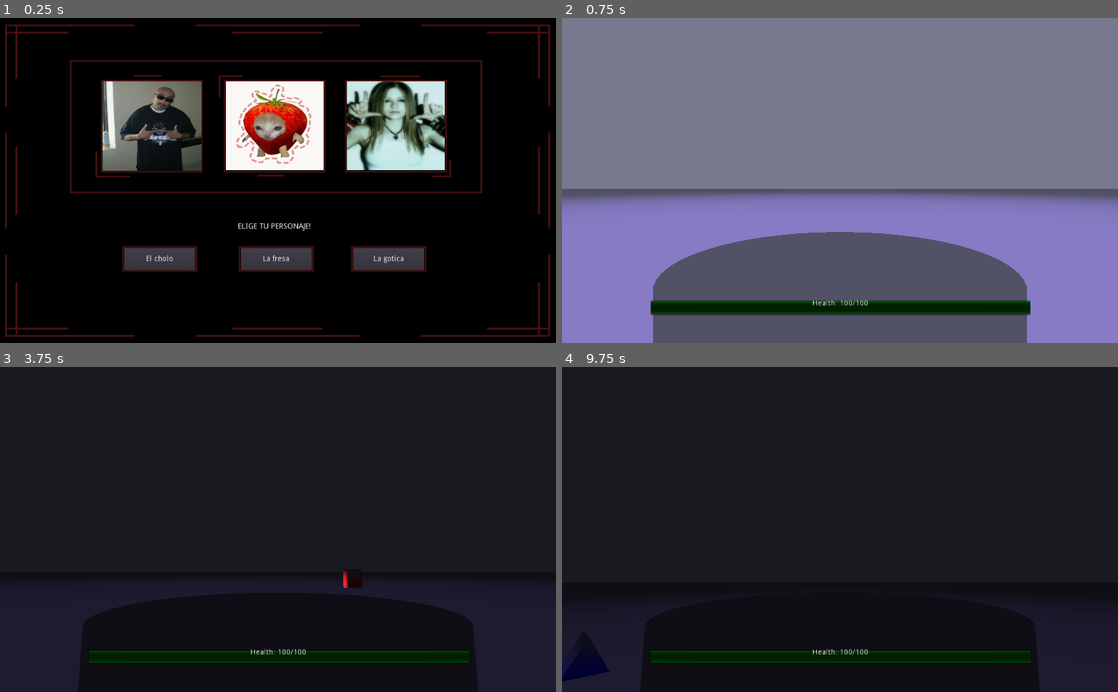
Above: before the commit, frames 1-4 (two rows, left to right).
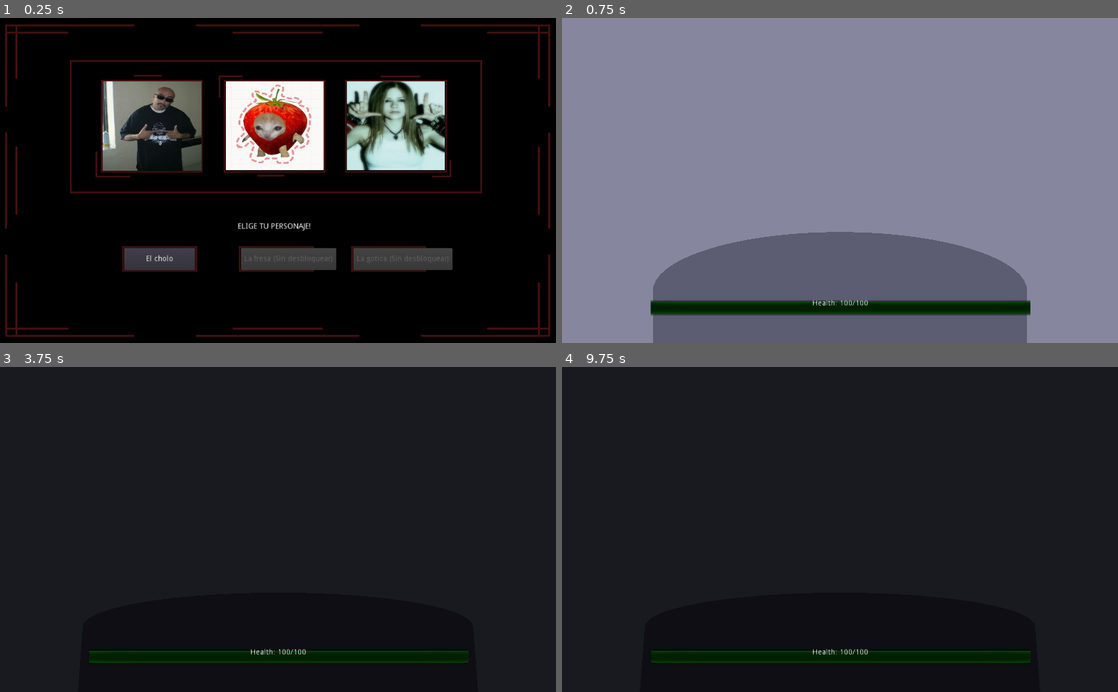
Above: after the commit, the same moments.

Repository: AlineMadriles/GhostCode
Game: Godot game, scene res://scenes/CharacterSelect.tscn
Same seed, same stepped clock (60 frames per second), same inputs: the game is played once before the commit and once after it.
Inputs (mouse positions are in pixels of both pictures, inside the frame that each line leads up to):
- Up to frame 1 (0.25 s): no input
- Up to frame 2 (0.75 s): click "El cholo" at 0.5 s
- Up to frame 3 (3.75 s): tap Enter at 1.25, 2.75 s; move the mouse to (305, 529) at 1.27 s; hold W (move_forward) from 1.28 s (still down); tap E (interact_object) at 1.35, 2.1, 3.05 s; tap Space (jump) at 1.52, 2, 2.27 s; move the mouse to (250, 529) at 2.02 s; move the mouse to (289, 523) at 2.77 s; tap T at 2.85 s; move the mouse to (272, 536) at 3.52 s; tap H at 3.6 s
- Up to frame 4 (9.75 s): tap Space (jump) at 3.77, 4.25, 4.52, 5.27, 5.75, 6.77, 7.52, 8.27 s; tap E (interact_object) at 3.8, 4.35, 5.1, 6.05, 6.8, 7.35, 8.1, 9.05 s; move the mouse to (878, 532) at 4.27 s; tap Enter at 5 s; move the mouse to (795, 526) at 5.02 s; move the mouse to (845, 529) at 5.77 s; tap T at 5.85, 8.85 s; move the mouse to (817, 523) at 6.52 s; release W (move_forward) at 6.53 s; hold D (move_right) 6.53-7.28 s; tap H at 6.6, 9.6 s; move the mouse to (867, 529) at 7.27 s; hold W (move_forward) 7.28-9.53 s; move the mouse to (812, 529) at 8.02 s; move the mouse to (851, 523) at 8.77 s; move the mouse to (834, 536) at 9.52 s; hold A (move_left) from 9.53 s (still down)

The runs differ from the first frame. In frame 1, 0.8% of the frame differs, in the area x 44-82%, y 70-78%; in frame 2, 26%, in the area x 0-100%, y 52-100%; in frame 3, 0.1%; in frame 4, 0.1%.
Error after the commit: Parse Error: The identifier "body" isn't declared in the current scope. (res://scenes/InteractableItem.gd:30)

Commit message:
update!
i dont remember in what commit we were

Diff:
--- a/scenes/BuildingInterior.gd
+++ b/scenes/BuildingInterior.gd
@@ -1,5 +1,61 @@
 extends Spatial
-
+var items_collected = 0
+var total_items = 3
+var door_unlocked = false
 
 func _ready():
-	pass
+	spawn_character()
+	show_intro_message()
+
+func spawn_character():
+	var spawn_point = $SpawnPoint
+	if not spawn_point:
+		print("Punto de spawn no encontrado!")
+		return
+
+	if Global.selected_character_path != "":
+		var player_scene = load(Global.selected_character_path)
+		if player_scene:
+			var player = player_scene.instance()
+			add_child(player)
+			player.global_transform = spawn_point.global_transform
+
+			var camera = player.get_node("SpringArm/Camera")
+			if camera:
+				camera.current = true
+				print("Personaje spawneo y camara activada")
+			else:
+				print("No se pudo cargar la escena del personaje!")
+				get_tree().change_scene("res://scenes/CharacterSelect.tscn")
+		else:
+			print("Personaje no seleccionado!")
+			get_tree().change_scene("res://scenes/CharacterSelect.tscn")
+
+func show_intro_message():
+	print("=== GHOSTCODE ===")
+	print("Despertaste despues de haberte quedado hasta tarde para terminar tu proyecto...")
+	print("La uni esta sola y oscura...")
+	print("Necesitas escapar antes de que los fantasmas te eliminen!")
+	print("Encuentra todas la piezas mediante retos de redes para desbloquear la salida de este edificio!")
+	print("Utiliza WASD para moverte, ESPACIO para saltar, E para interactuar con los objetos")
+	print("ESC para ir al menu de pausa")
+
+func collect_item():
+	items_collected += 1
+	print("Objeto conseguido! Progreso: ", items_collected, "/" , total_items)
+
+	if items_collected >= total_items:
+		unlock_door()
+
+func unlock_door():
+	door_unlocked = true
+	print("Esooo!!! Ya puedes salir de este laboratorio!")
+	print("Encuentra la salida verde para el siguiente reto!")
+
+func try_exit():
+	if door_unlocked:
+		print("Yupiii! Escapaste el primer reto!")
+		print("Ahora tendras que completar los retos de los otros laboratorios para salir del edificio B!")
+	else:
+		print("EKKK!!! Esta cerrado! Encuentra los " + str(total_items) + " objetos primero!")
+		print("Progreso actual: " + str(items_collected) + "/" + str(total_items))
--- a/scenes/BuildingInterior.tscn
+++ b/scenes/BuildingInterior.tscn
@@ -1,8 +1,9 @@
-[gd_scene load_steps=8 format=2]
+[gd_scene load_steps=15 format=2]
 
 [ext_resource path="res://settins/foggieenv.tres" type="Environment" id=1]
 [ext_resource path="res://scenes/BuildingInterior.gd" type="Script" id=2]
 [ext_resource path="res://scenes/PauseMenu.tscn" type="PackedScene" id=3]
+[ext_resource path="res://scenes/InteractableItem.gd" type="Script" id=4]
 
 [sub_resource type="BoxShape" id=3]
 extents = Vector3( 1, 0.17329, 1 )
@@ -12,6 +13,18 @@
 [sub_resource type="BoxShape" id=4]
 
 [sub_resource type="SpatialMaterial" id=5]
+
+[sub_resource type="CapsuleMesh" id=6]
+
+[sub_resource type="CapsuleShape" id=7]
+
+[sub_resource type="SphereMesh" id=8]
+
+[sub_resource type="SphereShape" id=9]
+
+[sub_resource type="SphereMesh" id=10]
+
+[sub_resource type="SphereShape" id=11]
 
 [node name="Main" type="Spatial"]
 script = ExtResource( 2 )
@@ -130,3 +143,33 @@
 operation = 2
 
 [node name="PauseMenu" parent="." instance=ExtResource( 3 )]
+
+[node name="Item1" type="StaticBody" parent="."]
+transform = Transform( 1, 0, 0, 0, 1, 0, 0, 0, 1, -12.1695, 1.83289, -8.41376 )
+script = ExtResource( 4 )
+
+[node name="MeshInstance" type="MeshInstance" parent="Item1"]
+mesh = SubResource( 6 )
+
+[node name="CollisionShape" type="CollisionShape" parent="Item1"]
+shape = SubResource( 7 )
+
+[node name="Item2" type="StaticBody" parent="."]
+transform = Transform( 1, 0, 0, 0, 1, 0, 0, 0, 1, 10.5619, 1.96604, 10.2412 )
+script = ExtResource( 4 )
+
+[node name="MeshInstance" type="MeshInstance" parent="Item2"]
+mesh = SubResource( 8 )
+
+[node name="CollisionShape" type="CollisionShape" parent="Item2"]
+shape = SubResource( 9 )
+
+[node name="Item3" type="StaticBody" parent="."]
+transform = Transform( 1, 0, 0, 0, 1, 0, 0, 0, 1, -15.1048, 1.52348, 11.5147 )
+script = ExtResource( 4 )
+
+[node name="MeshInstance" type="MeshInstance" parent="Item3"]
+mesh = SubResource( 10 )
+
+[node name="CollisionShape" type="CollisionShape" parent="Item3"]
+shape = SubResource( 11 )
--- a/scenes/CharacterSelect.gd
+++ b/scenes/CharacterSelect.gd
@@ -6,25 +6,44 @@
 	"C": "res://scenes/characters/gothscene.tscn"
 }
 
+var unlocked_characters = ["A"]
+
 func _ready():
 	Input.set_mouse_mode(Input.MOUSE_MODE_VISIBLE)
+	update_characters_buttons()
+
+func update_characters_buttons():
+	$Panel/FresaButton.disabled = !("B" in unlocked_characters)
+	$Panel/GothButton.disabled = !("C" in unlocked_characters)
+
+	if 	$Panel/FresaButton.disabled:
+			$Panel/FresaButton.text = "La fresa (Sin desbloquear)"
+	if 	$Panel/GothButton.disabled:
+			$Panel/GothButton.text = "La gotica (Sin desbloquear)"
 
 func _on_cholo_pressed():
-	start_game("A")
+	if "A" in unlocked_characters:
+		start_game("A")
 
 func _on_fresa_pressed():
-	start_game("B")
+	if "B" in unlocked_characters:
+		start_game("B")
+	else:
+		print("La Fresa aun no ha sido desbloqueada! Completa el nivel NIGHTMARE para desbloquearla.")
 
 func _on_goth_pressed():
-	start_game("C")
+	if "C" in unlocked_characters:
+		start_game("C")
+	else:
+		print("La Gotica aun no ha sido desbloqueada! Encuentra todos los secretos escondidos para desbloquearla.")
 
 func start_game(choice):
 	if character_paths.has(choice):
 		if ResourceLoader.exists(character_paths[choice]):
 			Global.selected_character_path = character_paths[choice]
-			get_tree().change_scene("res://scenes/Main.tscn")
-			print("Character selected")
+			get_tree().change_scene("res://scenes/BuildingInterior.tscn")
+			print("Personaje seleccionado: " + choice)
 		else:
-			print("Character scene doesn't exist: ", character_paths[choice])
+			print("Error: ", character_paths[choice])
 	else:
-		print("Invalid character choice: ", choice)
+		print("El personaje esta bloqueado o error de path: ", choice)
--- /dev/null
+++ b/scenes/ExitDoor.gd
@@ -0,0 +1,60 @@
+extends StaticBody
+
+var player_nearby = false
+
+func _ready():
+
+	var area = Area.new()
+	var collision = CollisionShape.new()
+	var box_shape = BoxShape.new()
+	box_shape.extents = Vector3(3,3,3)
+	collision.shape = box_shape
+	area.add_child(collision)
+	add_child(area)
+
+	area.connect("body_entered", self, "_on_player_entered")
+	area.connect("body_exited", self, "_on_player_exited")
+
+	update_door_appearance(false)
+
+func _on_player_entered(body):
+	if is_player(body):
+		player_nearby = true
+		var building = get_tree().current_scene
+		if building.door_unlocked:
+			print("Presiona E para ESCAPA!!")
+		else:
+			print("Puerta bloqueada. Encuentra todos los objetos primero!")
+
+func _on_player_exited(body):
+	if is_player(body):
+		player_nearby = false
+
+func is_player(body):
+	return (body.name == "Cholo" or
+		body.name == "Fresa" or
+		body.name == "Gotica" or
+		body.name.begins_with("Player"))
+
+func _input(event):
+	if player_nearby and Input.is_action_just_pressed("interact_object"):
+		var building = get_tree().current_scene
+		if building.has_method(("try_exit")):
+			building.try_exit()
+			if building.door_unlocked:
+				update_door_appearance(true)
+
+func update_door_appearance(unlocked):
+	var mesh_instance = get_node("MeshInstance")
+	if mesh_instance:
+		var material = mesh_instance.get_surface_material(0)
+		if not material:
+			material = SpatialMaterial.new()
+			mesh_instance.set_surface_material(0, material)
+
+		if unlocked:
+			material.albedo_color = Color.green
+			material.emission = Color(0, 0.5, 0)
+		else:
+			material.albedo_color = Color.red
+			material.emission = Color(0.3, 0, 0)
--- /dev/null
+++ b/scenes/InteractableItem.gd
@@ -0,0 +1,56 @@
+extends StaticBody
+
+export var item_name = "Pieza del puzzle"
+export var item_color = Color.cyan
+var can_interact = true
+var player_nearby = false
+
+func _ready():
+	var area = Area.new()
+	var collision = CollisionShape.new()
+	var sphere_shape = SphereShape.new()
+	sphere_shape.radius = 2.0
+	collision.shape = sphere_shape
+	area.add_child(collision)
+	add_child(area)
+
+	area.connect("body_entered", self, "_on_player_entered")
+	area.connect("body_exited", self, "_on_player_exited")
+
+	var mesh_instance = get_node("MeshInstance")
+	if mesh_instance and mesh_instance.get_surface_material(0):
+		mesh_instance.ger_surface_material(0).albedo_color = item_color
+
+func _on_player_entered(body):
+	if is_player(body):
+		player_nearby = true
+		print("Presiona E para recoger: ", item_name)
+
+func _on_player_exited():
+	if is_player(body):
+		player_nearby = false
+
+func is_player(body):
+	return (body.name == "Cholo" or
+		body.name == "Fresa" or
+		body.name == "Gotica" or
+		body.name.begins_with("Jugador"))
+
+func _input(event):
+	if player_nearby and can_interact and Input.is_action_just_pressed("interact_object"):
+		interact()
+
+func interact():
+	can_interact = false
+	print("Recogiste: ", item_name)
+
+	var building = get_tree().current_scene
+	if building.has_method("collect_item"):
+		building.collect_item()
+
+	var tween = Tween.new()
+	add_child(tween)
+	tween.interpolate_property(self, "scale", scale, Vector3.ZERO, 0.5)
+	tween.start()
+	yield(tween, "tween_completed")
+	queue_free()
